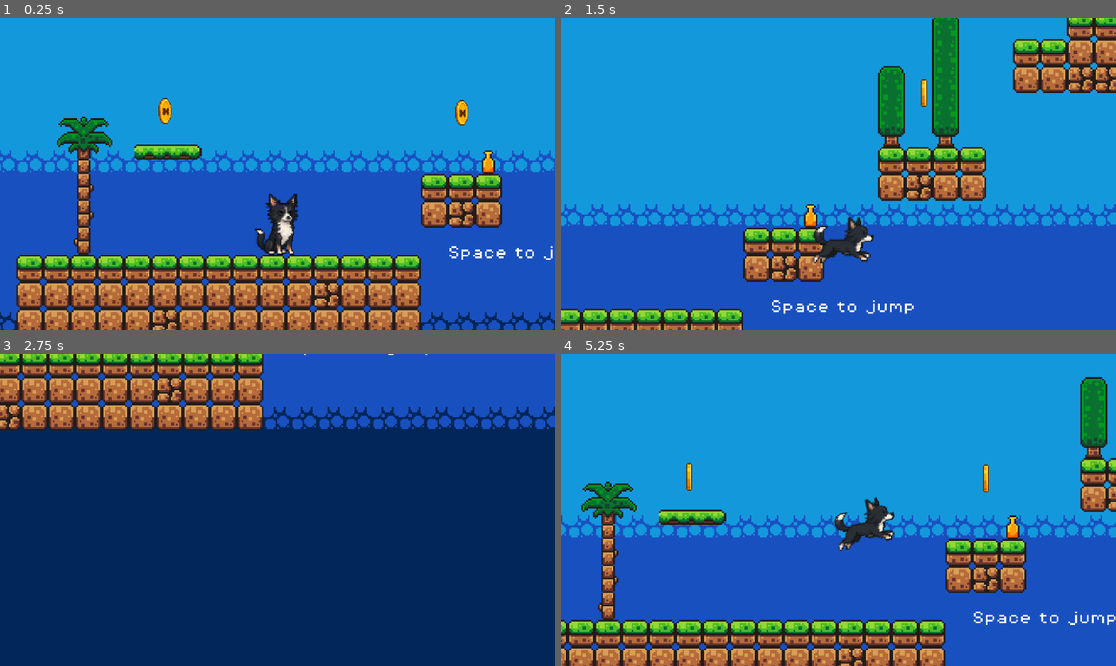
Above: before the commit, frames 1-4 (two rows, left to right).
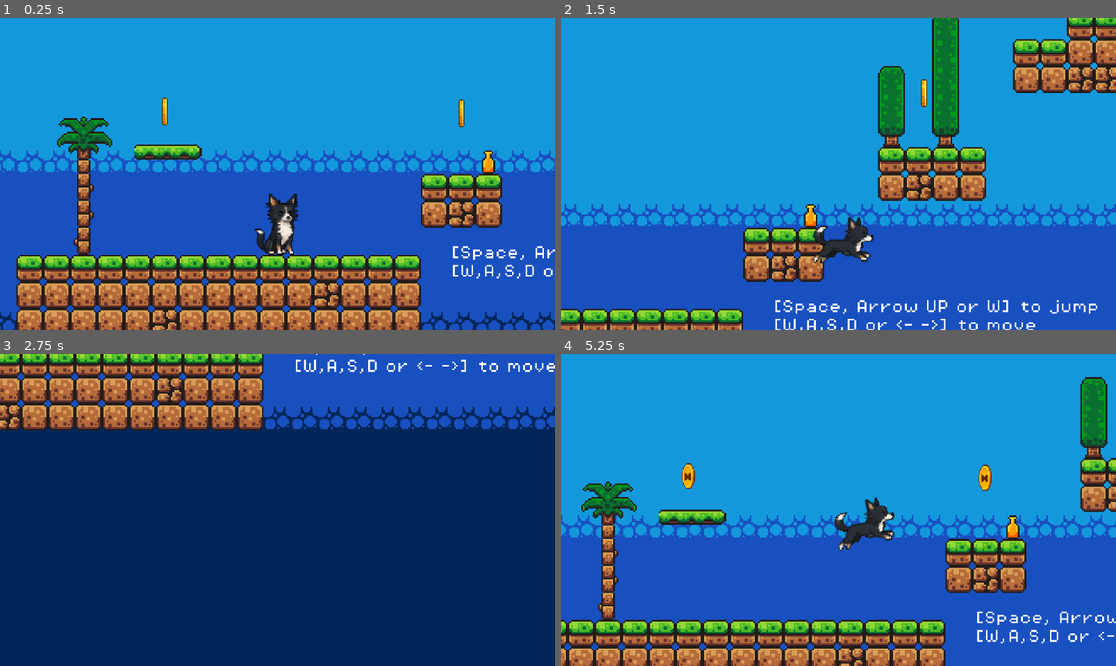
Above: after the commit, the same moments.

Repository: jvieirar/godot-basic-tuto
Game: Godot game, scene res://scenes/game.tscn
Two runs of this game, one before a commit and one after it. Both use one fixed random seed, a clock stepped at 60 frames per second and the inputs below.
Inputs (mouse positions are in pixels of both pictures, inside the frame that each line leads up to):
- Up to frame 1 (0.25 s): no input
- Up to frame 2 (1.5 s): move the mouse to (960, 158) at 0.52 s; hold Right (move_right) 0.53-1.25 s; tap Space (jump) at 0.6, 0.77, 1.07 s; click (960, 158) at 0.67 s; drag from (727, 189) to (960, 127) at 1.27 s
- Up to frame 3 (2.75 s): move the mouse to (333, 441) at 2.02 s; hold Left (move_left) from 2.03 s (still down); tap Space (jump) at 2.1 s
- Up to frame 4 (5.25 s): release Left (move_left) at 2.75 s; drag from (810, 572) to (672, 463) at 2.77 s; move the mouse to (1005, 556) at 3.52 s; hold Right (move_right) 3.53-4.25 s; tap Space (jump) at 3.6, 3.77, 4.07, 5.1 s; drag from (672, 463) to (1054, 603) at 4.27 s; move the mouse to (866, 510) at 5.02 s; hold Right (move_right) from 5.03 s (still down); click (866, 510) at 5.17 s

The runs differ from the first frame. In frame 1, 0.8% of the frame differs, in the area x 28-100%, y 25-84%; in frame 2, 1.2%, in the area x 38-97%, y 90-100%; in frame 3, 0.5%; in frame 4, 1.0%.

Commit message:
game tuto 1

Diff:
--- a/scenes/coin.tscn
+++ b/scenes/coin.tscn
@@ -164,7 +164,7 @@
 sprite_frames = SubResource("SpriteFrames_ls27i")
 animation = &"idle"
 autoplay = "idle"
-frame_progress = 0.186677
+frame_progress = 0.94142
 
 [node name="CollisionShape2D" type="CollisionShape2D" parent="."]
 shape = SubResource("CircleShape2D_ssuvv")
--- a/scenes/game.tscn
+++ b/scenes/game.tscn
@@ -514,7 +514,8 @@
 offset_bottom = 130.0
 theme_override_fonts/font = ExtResource("7_u5sy4")
 theme_override_font_sizes/font_size = 8
-text = "Space to jump"
+text = "[Space, Arrow UP or W] to jump
+[W,A,S,D or <- ->] to move"
 
 [node name="LabelEndLevel" type="Label" parent="Labels"]
 offset_left = 662.0
